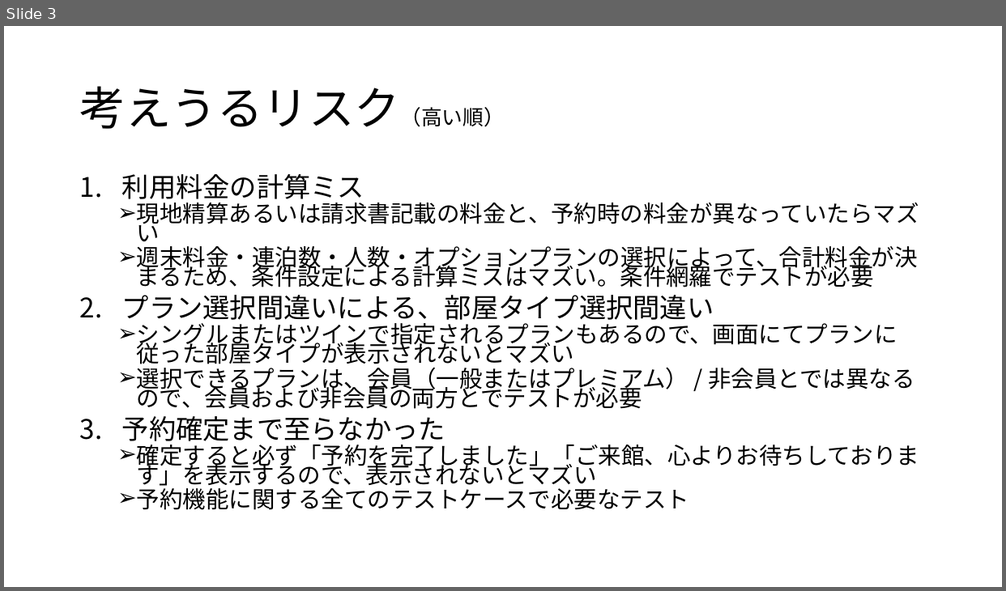
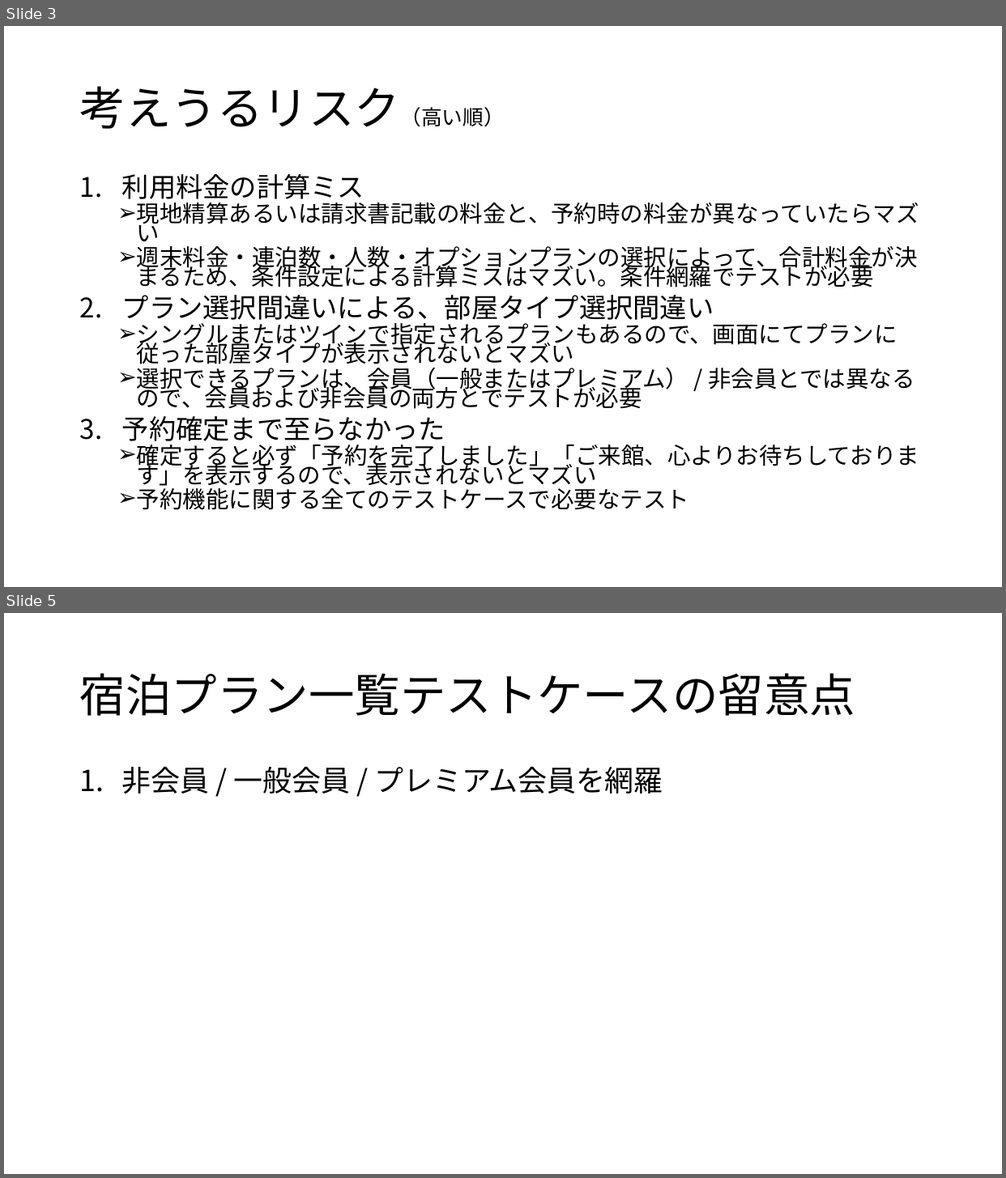
Before and after one commit to KazuhiroYoshino/PlanisphereTestDocuments, a slide deck: テスト設計方針.pptx. Shown one above the other, each under a label of ours: slide 3 before the commit, slides 3 and 5 after it; the slides between them are not shown. The pictures are 1006x591 and 1006x1178 pixels, drawn with LibreOffice and Linux fonts; fonts in the diff are those of the drawing. Boxes give left, top, right and bottom in pixels: in the first picture for what was removed or moved away, otherwise in the second. Text is boxed around its words. In the diff, an @@ line names an element or a change of style, - is before the commit and + after.

Commit message:
テスト設計方針作成

```diff
--- a/テスト設計方針.pptx
+++ b/テスト設計方針.pptx
@@ slide 5 added at box(4, 613, 1002, 1174), background #FFFFFF @@
@@ title added at box(80, 673, 855, 716), 44 pt, text #000000 @@
+宿泊プラン一覧テストケースの留意点
@@ text added at box(122, 767, 663, 794), 28 pt, text #000000 @@
+1. 非会員 / 一般会員 / プレミアム会員を網羅
```
Also in this commit, not shown: 2 other slides added.
